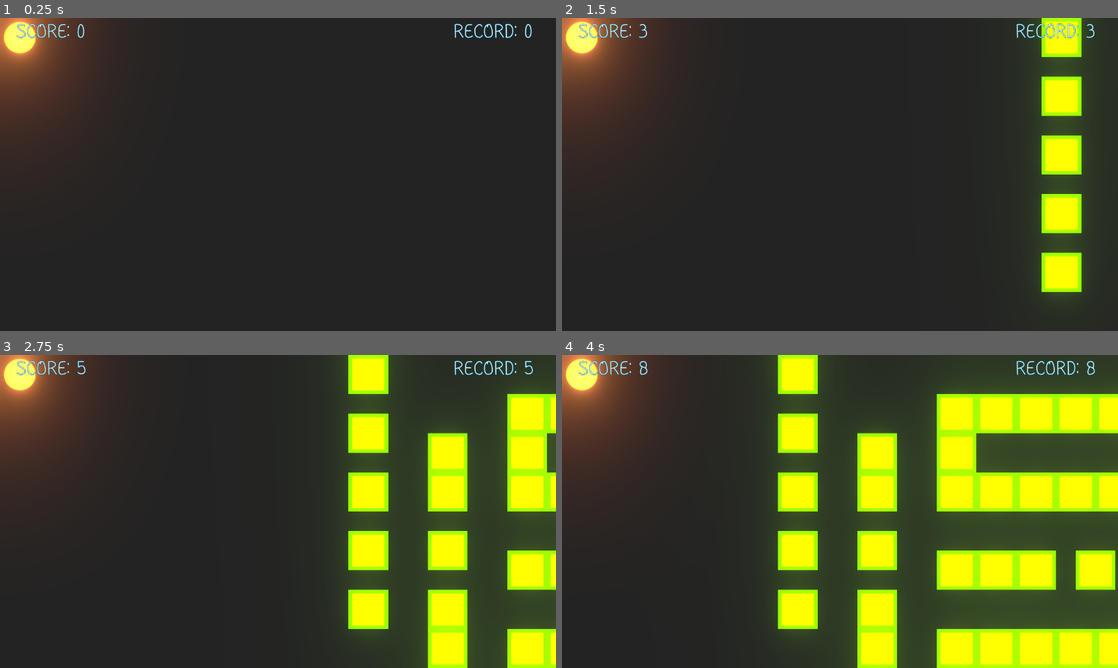
Above: before the commit, frames 1-4 (two rows, left to right).
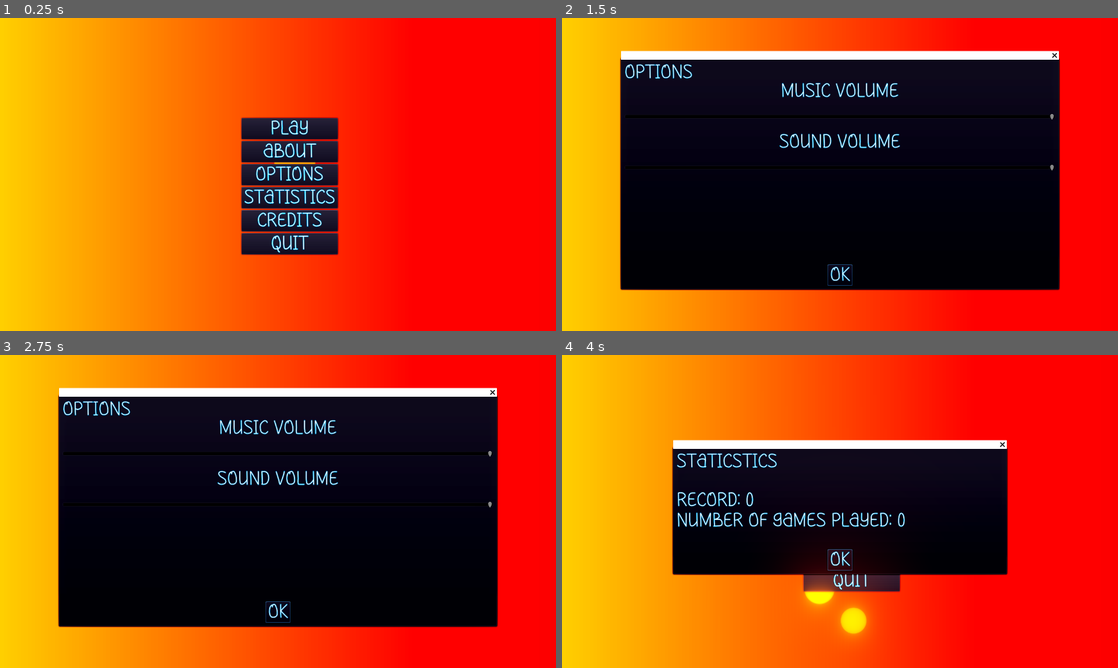
Above: after the commit, the same moments.

Repository: TheIcySpark/Think-Fast
Game: Godot game, scene res://Menu/Menu.tscn
Two runs of this game, one before a commit and one after it. Both use one fixed random seed, a clock stepped at 60 frames per second and the inputs below. Before the commit the project starts from res://juego/juego.tscn. Sound files missing from this copy of the repository are replaced by a short silence.
Inputs (mouse positions are in pixels of both pictures, inside the frame that each line leads up to):
- Up to frame 1 (0.25 s): no input
- Up to frame 2 (1.5 s): click (851, 174) at 0.5 s, where only the run after the commit has a clickable "Options"; click (851, 127) at 1.25 s, where only the run after the commit has a clickable "Play"
- Up to frame 3 (2.75 s): click (289, 464) at 2 s, where only the run after the commit has a clickable "Play"
- Up to frame 4 (4 s): click (840, 611) at 2.75 s, where only the run after the commit has a clickable "OK"; click (851, 533) at 3.5 s, where only the run after the commit has a clickable "statistics"

The runs differ from the first frame. In frame 1, 95% of the frame differs, in the area x 0-100%, y 0-100%; in frame 2, 100%; in frame 3, 100%; in frame 4, 100%.

Commit message:
control de volumen junto guardado del volumne

Diff:
--- a/Menu/Menu.gd
+++ b/Menu/Menu.gd
@@ -26,3 +26,7 @@
 
 func _on_Estadisticas_button_down() -> void:
 	$EstadisticasPopup.popup()
+
+
+func _on_Opciones_button_down() -> void:
+	$Opciones.popup()
--- a/Menu/Menu.tscn
+++ b/Menu/Menu.tscn
@@ -8,6 +8,7 @@
 [ext_resource path="res://Menu/Menu.gd" type="Script" id=6]
 [ext_resource path="res://recursosInternos/Environment/Environment.tres" type="Environment" id=7]
 [ext_resource path="res://jugador/circulo.png" type="Texture" id=8]
+[ext_resource path="res://opciones/Opciones.tscn" type="PackedScene" id=9]
 
 [sub_resource type="DynamicFont" id=1]
 size = 44
@@ -239,12 +240,16 @@
 
 [node name="BackgroundMusic" type="AudioStreamPlayer" parent="."]
 stream = ExtResource( 3 )
-volume_db = -10.0
+volume_db = -8.0
 autoplay = true
 
 [node name="WorldEnvironment" type="WorldEnvironment" parent="."]
 environment = ExtResource( 7 )
+
+[node name="Opciones" parent="." instance=ExtResource( 9 )]
+musica1 = NodePath("../BackgroundMusic")
 [connection signal="button_down" from="Contenedor/Jugar" to="." method="_on_Jugar_button_down"]
 [connection signal="button_down" from="Contenedor/Detalles" to="." method="_on_Detalles_button_down"]
+[connection signal="button_down" from="Contenedor/Opciones" to="." method="_on_Opciones_button_down"]
 [connection signal="button_down" from="Contenedor/Estadisticas" to="." method="_on_Estadisticas_button_down"]
 [connection signal="button_down" from="Contenedor/Quitar" to="." method="_on_Quitar_button_down"]
--- a/gameOver/GameOver.tscn
+++ b/gameOver/GameOver.tscn
@@ -10,6 +10,7 @@
 
 [node name="UI" type="Control" parent="."]
 visible = false
+modulate = Color( 1.2, 1.2, 1.2, 1 )
 anchor_left = 0.5
 anchor_top = 0.5
 anchor_right = 0.5
--- a/juego/JuegoBase.tscn
+++ b/juego/JuegoBase.tscn
@@ -65,6 +65,11 @@
 
 [node name="Input" parent="." instance=ExtResource( 3 )]
 
+[node name="Opciones" parent="Input/Pausa" index="1"]
+musica1 = NodePath("../../Musica")
+musica2 = NodePath("../../../BackgroundMusic")
+sonidos = NodePath("../../../SonidosFondo")
+
 [node name="Score" parent="." instance=ExtResource( 7 )]
 
 [node name="Estadisticas" parent="." instance=ExtResource( 8 )]
@@ -88,4 +93,8 @@
 
 [editable path="GeneradorObstaculos"]
 
+[editable path="Input"]
+
+[editable path="Input/Pausa"]
+
 [editable path="Score"]
--- /dev/null
+++ b/opciones/Opciones.gd
@@ -0,0 +1,36 @@
+extends AcceptDialog
+export var musica1: NodePath
+export var musica2: NodePath
+export var sonidos: NodePath
+
+
+func _ready() -> void:
+	$Volumen.cargar_datos_volumen()
+	$Container/SliderMusica.value = $Volumen.datos["volumen_musica"]
+	$Container/SliderSonidos.value = $Volumen.datos["volumen_sonidos"]
+	actualizar_volumen_musica()
+	actualizar_volumen_sonidos()
+
+
+func actualizar_volumen_musica() -> void:
+	if musica1 != "":
+		get_node(musica1).set_volume_db($Volumen.datos["volumen_musica"])
+	if musica2 != "":
+		get_node(musica2).set_volume_db($Volumen.datos["volumen_musica"])
+
+
+func actualizar_volumen_sonidos() -> void:
+	if sonidos != "":
+		get_node(sonidos).set_volume_db($Volumen.datos["volumen_sonidos"])
+
+
+func _on_SliderMusica_value_changed(value: float) -> void:
+	$Volumen.datos["volumen_musica"] = value
+	$Volumen.guardar_datos_volumen()
+	actualizar_volumen_musica()
+
+
+func _on_SliderSonidos_value_changed(value: float) -> void:
+	$Volumen.datos["volumen_sonidos"] = value
+	$Volumen.guardar_datos_volumen()
+	actualizar_volumen_sonidos()
--- /dev/null
+++ b/opciones/Opciones.tscn
@@ -0,0 +1,69 @@
+[gd_scene load_steps=4 format=2]
+
+[ext_resource path="res://recursosInternos/Themes/letra.tres" type="Theme" id=1]
+[ext_resource path="res://opciones/Opciones.gd" type="Script" id=2]
+[ext_resource path="res://volumen/Volumen.tscn" type="PackedScene" id=3]
+
+[node name="Opciones" type="AcceptDialog"]
+anchor_left = 0.5
+anchor_top = 0.5
+anchor_right = 0.5
+anchor_bottom = 0.5
+margin_left = -504.0
+margin_top = -264.0
+margin_right = 504.0
+margin_bottom = 264.0
+theme = ExtResource( 1 )
+window_title = ""
+dialog_text = "Options"
+script = ExtResource( 2 )
+__meta__ = {
+"_edit_use_anchors_": false
+}
+
+[node name="Container" type="VBoxContainer" parent="."]
+anchor_left = 0.5
+anchor_top = 0.5
+anchor_right = 0.5
+anchor_bottom = 0.5
+margin_left = -496.0
+margin_top = -213.0
+margin_right = 496.0
+margin_bottom = 199.0
+custom_constants/separation = 29
+__meta__ = {
+"_edit_use_anchors_": false
+}
+
+[node name="LabelMusica" type="Label" parent="Container"]
+margin_right = 992.0
+margin_bottom = 43.0
+text = "Music Volume"
+align = 1
+
+[node name="SliderMusica" type="HSlider" parent="Container"]
+margin_top = 72.0
+margin_right = 992.0
+margin_bottom = 88.0
+min_value = -40.0
+max_value = -6.0
+value = -6.0
+
+[node name="LabelSonidos" type="Label" parent="Container"]
+margin_top = 117.0
+margin_right = 992.0
+margin_bottom = 160.0
+text = "Sound Volume"
+align = 1
+
+[node name="SliderSonidos" type="HSlider" parent="Container"]
+margin_top = 189.0
+margin_right = 992.0
+margin_bottom = 205.0
+min_value = -40.0
+max_value = -6.0
+value = -6.0
+
+[node name="Volumen" parent="." instance=ExtResource( 3 )]
+[connection signal="value_changed" from="Container/SliderMusica" to="." method="_on_SliderMusica_value_changed"]
+[connection signal="value_changed" from="Container/SliderSonidos" to="." method="_on_SliderSonidos_value_changed"]
--- a/pausa/Pausa.gd
+++ b/pausa/Pausa.gd
@@ -10,7 +10,7 @@
 
 
 func _on_Opciones_button_down() -> void:
-	pass # Replace with function body.
+	$Opciones.popup()
 
 
 func _on_Menu_button_down() -> void:
--- a/pausa/Pausa.tscn
+++ b/pausa/Pausa.tscn
@@ -1,7 +1,8 @@
-[gd_scene load_steps=3 format=2]
+[gd_scene load_steps=4 format=2]
 
 [ext_resource path="res://recursosInternos/Themes/letra.tres" type="Theme" id=1]
 [ext_resource path="res://pausa/Pausa.gd" type="Script" id=2]
+[ext_resource path="res://opciones/Opciones.tscn" type="PackedScene" id=3]
 
 [node name="Pausa" type="CanvasLayer"]
 pause_mode = 2
@@ -9,6 +10,7 @@
 
 [node name="Control" type="Control" parent="."]
 visible = false
+modulate = Color( 1.2, 1.2, 1.2, 1 )
 anchor_left = 0.5
 anchor_top = 0.5
 anchor_right = 0.5
@@ -63,6 +65,8 @@
 margin_right = 280.0
 margin_bottom = 261.0
 text = "Quit Game"
+
+[node name="Opciones" parent="." instance=ExtResource( 3 )]
 [connection signal="button_down" from="Control/Contenedor/Continuar" to="." method="_on_Continuar_button_down"]
 [connection signal="button_down" from="Control/Contenedor/Reinicar" to="." method="_on_Reinicar_button_down"]
 [connection signal="button_down" from="Control/Contenedor/Opciones" to="." method="_on_Opciones_button_down"]
--- a/project.godot
+++ b/project.godot
@@ -16,7 +16,7 @@
 [application]
 
 config/name="Think Fast"
-run/main_scene="res://juego/Juego.tscn"
+run/main_scene="res://Menu/Menu.tscn"
 config/icon="res://icon.png"
 
 [display]
--- /dev/null
+++ b/volumen/Volumen.gd
@@ -0,0 +1,23 @@
+extends Node
+
+
+var RUTA_GUARDADO_VOLUMEN = "user://volumen.dat"
+var datos = {"volumen_musica": 100, "volumen_sonidos": 100}
+
+
+func guardar_datos_volumen() -> void:
+	var archivo = File.new()
+	var error = archivo.open(RUTA_GUARDADO_VOLUMEN, File.WRITE)
+	if error == OK:
+		archivo.store_var(datos)
+		archivo.close()
+
+
+
+func cargar_datos_volumen():
+	var archivo = File.new()
+	if archivo.file_exists(RUTA_GUARDADO_VOLUMEN):
+		var error = archivo.open(RUTA_GUARDADO_VOLUMEN, File.READ)
+		if error == OK:
+			datos = archivo.get_var()
+			archivo.close()
--- /dev/null
+++ b/volumen/Volumen.tscn
@@ -0,0 +1,6 @@
+[gd_scene load_steps=2 format=2]
+
+[ext_resource path="res://volumen/Volumen.gd" type="Script" id=1]
+
+[node name="Volumen" type="Node"]
+script = ExtResource( 1 )
Not shown: 3 places in Menu/Menu.tscn that only renumber resources
